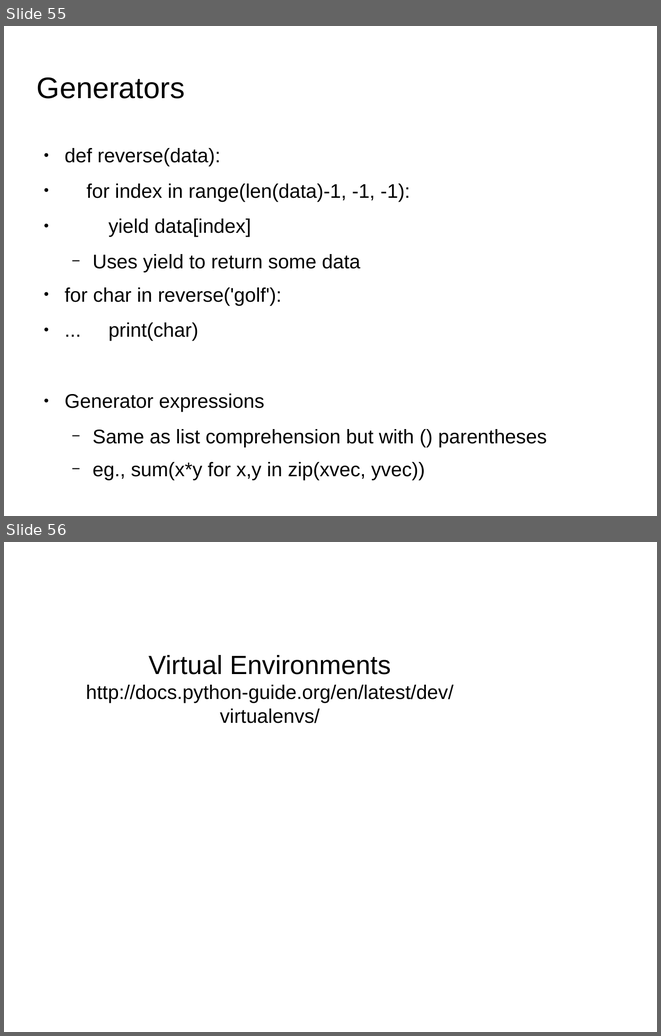
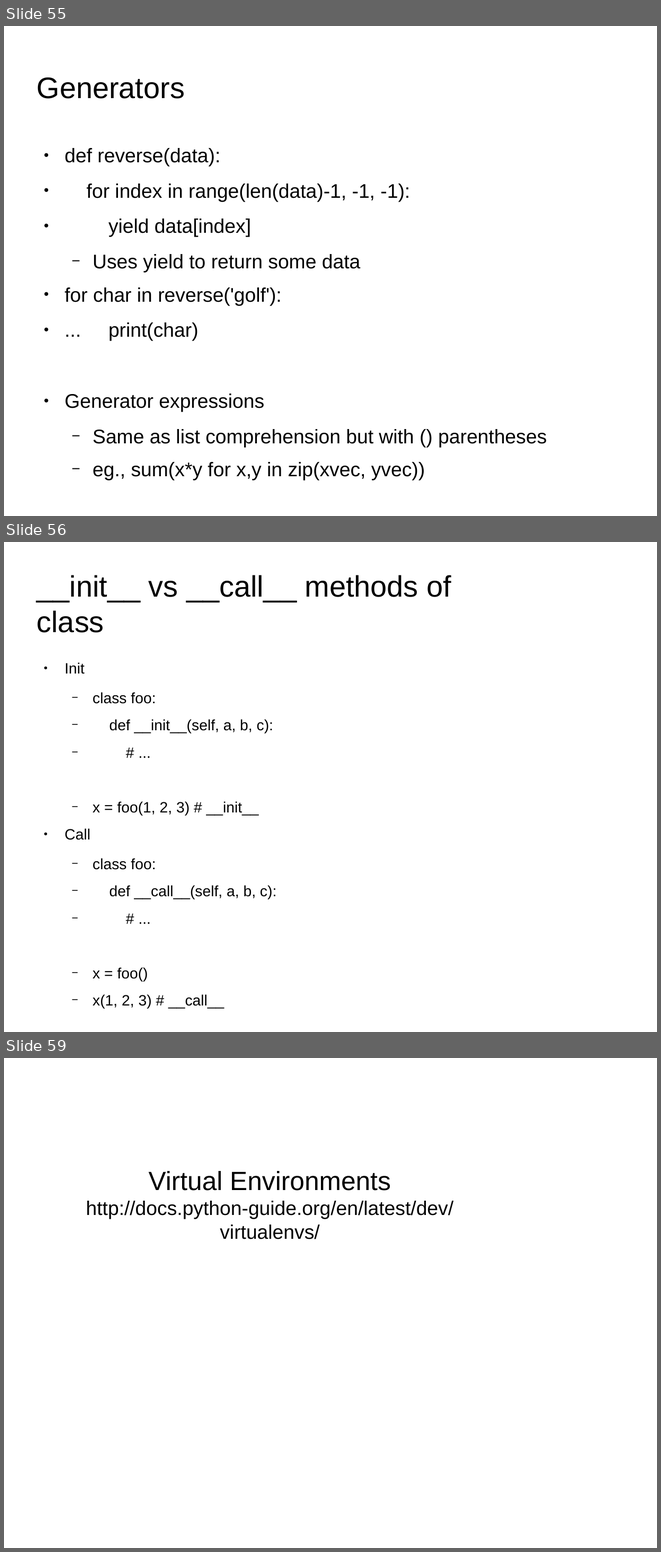
Before and after one commit to shikha-desai/Internship_PreWork, a slide deck: Python/Python_Notes.odp. Shown one above the other, each under a label of ours: slides 55 and 56 before the commit, slides 55, 56 and 59 after it; the slides between them are not shown. The pictures are 661x1036 and 661x1552 pixels, drawn with LibreOffice and Linux fonts; fonts in the diff are those of the drawing; background and template pictures are left out. Boxes give left, top, right and bottom in pixels: in the first picture for what was removed or moved away, otherwise in the second. Text is boxed around its words. In the diff, an @@ line names an element or a change of style, - is before the commit and + after.

```diff
--- a/Python/Python_Notes.odp
+++ b/Python/Python_Notes.odp
@@ slide 56 added at (4, 542, 657, 1032), background picture (left out) @@
@@ title added at (37, 575, 451, 633), 36 pt, text #000000 @@
+__init__ vs __call__ methods of class
@@ text added at (64, 662, 276, 1008), 18.2 pt, text #000000 @@
+● Init
+  − class foo:
+  − def __init__(self, a, b, c):
+  − # ...
+  − x = foo(1, 2, 3) # __init__
+● Call
+  − class foo:
+  − def __call__(self, a, b, c):
+  − # ...
+  − x = foo()
+  − x(1, 2, 3) # __call__
@@ what was slide 56 is now slide 59 @@
```
Also in this commit, not shown: 12 other slides added.
